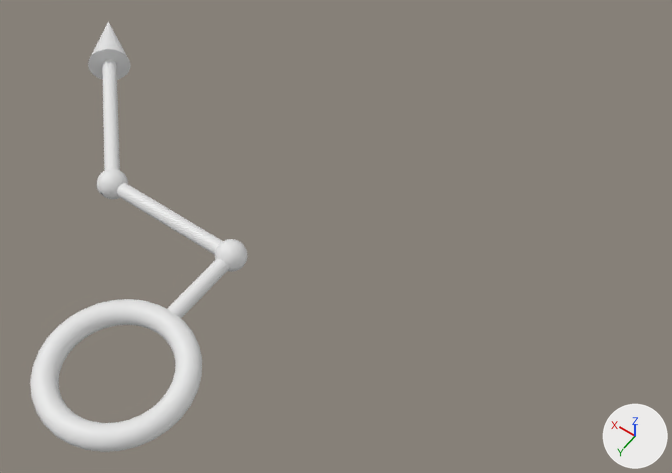
One commit to the OBJ model Assets/Modules/Azure/Assets/Arrows/Arrow-021.obj: the scene before it, then after it.
The view is the same before and after, from a camera (50 mm lens) standing at (-2.52, 1.42, 4.58) and looking at (-0.5, -1.41, 0.13). The lights are fixed; the arrows at lower right show +X, +Y and +Z. Where no turn or scale is listed for an object, it has been applied to the vertices. Vertices at the same position are counted once.

Names of what the first picture shows: 'Arrow-021'.
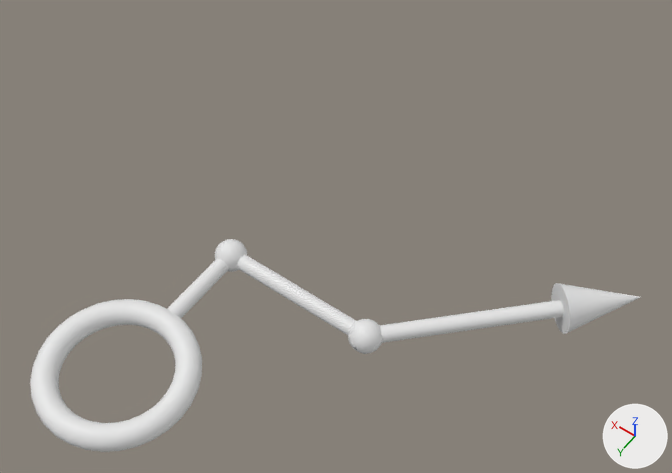
Pixel boxes (x1, y1, x2, y2) of what changed, in the pictures (672 x 473 px; the box of a moved part takes in the faces that stretch with it):
'Arrow-021', reshaped (180% wider, 50% shorter)
    before: (30, 22, 247, 452)
    after: (30, 239, 640, 452)
part 1 of me_arrow_021, moved or reshaped
    before: (88, 22, 130, 80)
    after: (551, 283, 640, 334)
part 2 of me_arrow_021, added
    after: (348, 319, 382, 354)
part 3 of me_arrow_021, deleted
    before: (97, 169, 128, 199)
part 4 of me_arrow_021, moved or reshaped
    before: (102, 60, 223, 255)
    after: (237, 255, 564, 343)

Edits to the bpy script that builds the scene:
```text
Change me_arrow_021:
    used by ob_arrow_021; location = (0.0, 0.0, 0.0)
    remove me_arrow_021.from_pydata(...)  # 3281 vertices, 3143 faces; spans x -0.47..2.18, y -2.18..0.47, z -0.15..0.15
    add me_arrow_021.from_pydata(...)  # 3280 vertices, 3143 faces; spans x -2.18..0.47, y -2.18..0.47, z -0.15..0.15
    me_arrow_021 part 1: the loose piece of 33 vertices spanning x 1.72..2.18, y -2.18..-1.72, z -0.15..0.15 is turned -180 degrees about the y axis through the mesh origin
    me_arrow_021 part 2: a new loose piece of 1009 vertices spanning x -1.1..-0.9, y -1.1..-0.9, z -0.1..0.1
    me_arrow_021 part 3: the loose piece of 1010 vertices spanning x 0.9..1.1, y -1.1..-0.9, z -0.1..0.1 is deleted
    me_arrow_021 part 4
    94 vertices are removed from x 0.96..2.04, y -2.04..-0.95, z -0.05..0.05
    140 faces are deleted
    4 vertices move within x -0.02..0.02, y -1.1..-0.9, z 0.0
    36 vertices are added at x -2.04..-0.98, y -2.04..-0.98, z -0.05..0.05
    32 new vertices lie (-1.0, 0.0, 0.0) away from vertices in x 0.0, y -1.05..-0.95, z -0.05..0.05
    26 new vertices lie (1.0, 1.0, 0.0) away from vertices in x -2.04..-1.96, y -2.04..-1.96, z -0.05..0.05
    140 new faces join them
```
